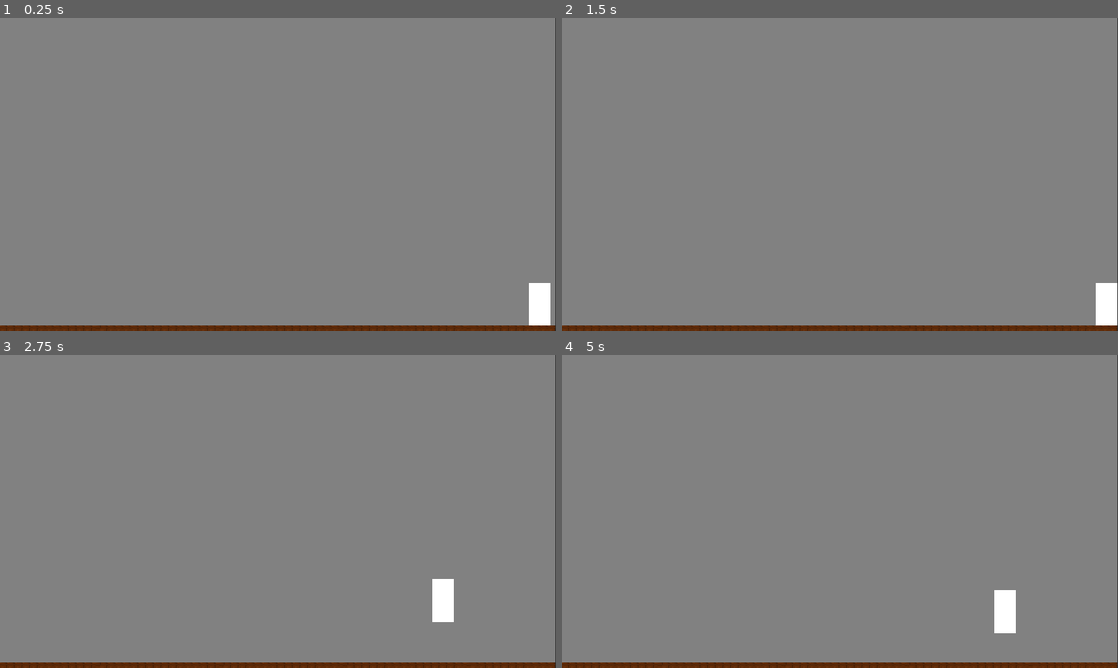
Above: before the commit, frames 1-4 (two rows, left to right).
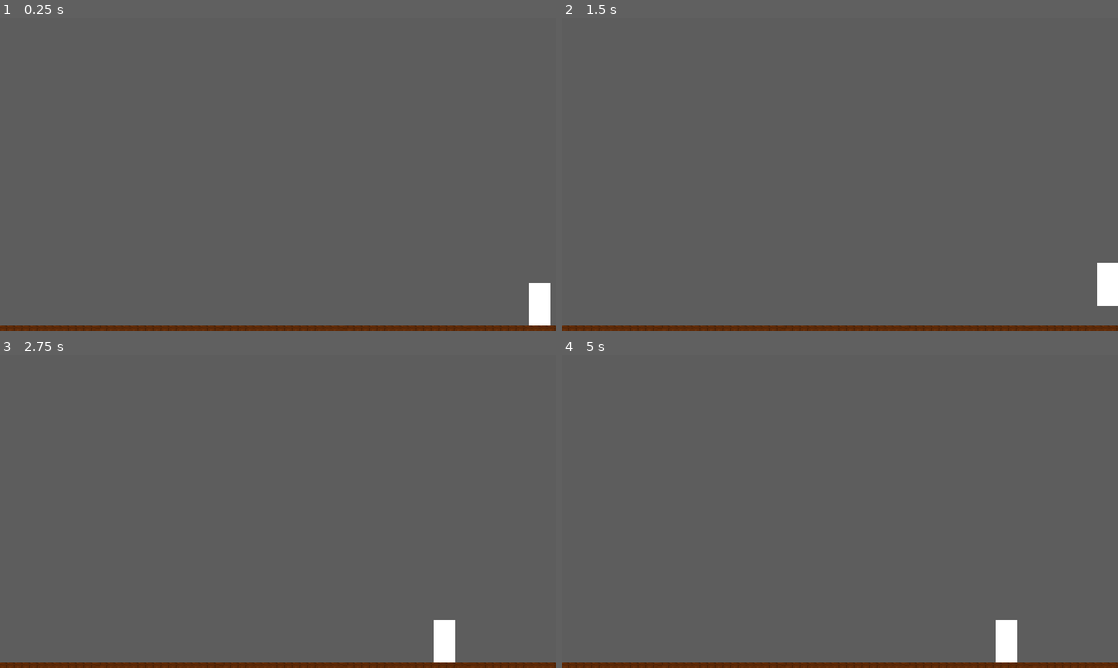
Above: after the commit, the same moments.

Repository: qzjo/Drnkn-Fghtr
Game: Godot game, scene res://game.tscn
The game is run twice, just before and just after one commit, with the same random seed, the same clock (stepped at 60 frames per second) and the same inputs.
Inputs:
- Up to frame 1 (0.25 s): no input
- Up to frame 2 (1.5 s): tap Enter (ui_accept) at 0.5, 0.6 s; hold Right (ui_right) from 0.53 s (still down); tap W (jump, bound only after the commit) at 0.77, 1.07 s; tap S (crouch, bound only after the commit) at 0.8, 1.35 s
- Up to frame 3 (2.75 s): tap W (jump, bound only after the commit) at 1.52, 1.55, 1.82, 2.1 s; release Right (ui_right) at 2.03 s; hold Left (ui_left) from 2.03 s (still down); tap Enter (ui_accept) at 2.3 s
- Up to frame 4 (5 s): release Left (ui_left) at 2.78 s; hold Right (ui_right) 2.78-4.28 s; tap Enter (ui_accept) at 2.85, 4.35 s; tap W (jump, bound only after the commit) at 3.02, 3.32, 3.77, 3.8, 4.07, 4.52, 4.82 s; tap S (crouch, bound only after the commit) at 3.05, 3.6 s; hold Left (ui_left) from 4.28 s (still down)

The runs differ from the first frame. In frame 1, 98% of the frame differs, in the area x 0-100%, y 0-100%; in frame 2, 98%; in frame 3, 98%; in frame 4, 98%.

Commit message:
Added Inputs for character movement

Diff:
--- a/drnkn-fghtr/game.tscn
+++ b/drnkn-fghtr/game.tscn
@@ -1,8 +1,7 @@
-[gd_scene load_steps=10 format=4 uid="uid://cgvswar3jwhk"]
+[gd_scene load_steps=8 format=4 uid="uid://cgvswar3jwhk"]
 
 [ext_resource type="Texture2D" uid="uid://bytcmf3pvkwf" path="res://Assets/White.png" id="1_ao4l5"]
 [ext_resource type="Texture2D" uid="uid://cplbbhs4fj1uc" path="res://Assets/floor.png" id="1_bh7tu"]
-[ext_resource type="Shader" path="res://perspective.gdshader" id="1_ha0kb"]
 [ext_resource type="PackedScene" uid="uid://dcejowwb6rr5e" path="res://mainCharacter.tscn" id="2_dt1wi"]
 
 [sub_resource type="TileSetAtlasSource" id="TileSetAtlasSource_k1ct2"]
@@ -15,14 +14,6 @@
 
 [sub_resource type="TileSet" id="TileSet_s846x"]
 sources/0 = SubResource("TileSetAtlasSource_k1ct2")
-
-[sub_resource type="ShaderMaterial" id="ShaderMaterial_rt8s0"]
-shader = ExtResource("1_ha0kb")
-shader_parameter/fov = 90.0
-shader_parameter/cull_back = true
-shader_parameter/y_rot = 0.0
-shader_parameter/x_rot = 0.0
-shader_parameter/inset = 0.0
 
 [sub_resource type="RectangleShape2D" id="RectangleShape2D_bvkul"]
 size = Vector2(1193.5, 443)
@@ -42,16 +33,6 @@
 rotation = 3.14159
 tile_map_data = PackedByteArray("AADl/xAAAAAAAAAAAADm/xAAAAAAAAAAAADn/xAAAAAAAAAAAADo/xAAAAAAAAAAAADp/xAAAAAAAAAAAADq/x …(1072 unchanged characters)…
 tile_set = SubResource("TileSet_s846x")
-
-[node name="Sprite2D" type="Sprite2D" parent="Floor"]
-visible = false
-self_modulate = Color(0.223103, 0.223103, 0.223103, 1)
-top_level = true
-texture_filter = 1
-material = SubResource("ShaderMaterial_rt8s0")
-position = Vector2(573, 1001)
-scale = Vector2(25.68, 11.3438)
-texture = ExtResource("1_ao4l5")
 
 [node name="CollisionShape2D" type="CollisionShape2D" parent="Floor"]
 top_level = true
@@ -82,17 +63,17 @@
 modulate = Color(0.192556, 0.192556, 0.192556, 1)
 top_level = true
 texture_filter = 1
-position = Vector2(1270, 259)
+position = Vector2(1272, 259)
 scale = Vector2(3.75001, 12.2969)
 texture = ExtResource("1_ao4l5")
 
 [node name="CollisionShape2D" type="CollisionShape2D" parent="RightWall"]
-position = Vector2(114, -44)
+position = Vector2(117, -44)
 scale = Vector2(18, 1.25)
 shape = SubResource("RectangleShape2D_3dqk3")
 
 [node name="BackGround" type="Sprite2D" parent="."]
-modulate = Color(0.507314, 0.507314, 0.507314, 1)
+modulate = Color(0.366595, 0.366595, 0.366595, 1)
 texture_filter = 1
 position = Vector2(576, 319)
 scale = Vector2(18, 10.3438)
--- a/drnkn-fghtr/main_character.gd
+++ b/drnkn-fghtr/main_character.gd
@@ -11,12 +11,17 @@
 		velocity += get_gravity() * delta
 
 	# Handle jump.
-	if Input.is_action_just_pressed("ui_accept") and is_on_floor():
+	if Input.is_action_just_pressed("jump") and is_on_floor():
 		velocity.y = JUMP_VELOCITY
+
+	# Crouch
+	if Input.is_action_just_pressed("crouch"):
+		pass # insert crouch sprite sheet
+
 
 	# Get the input direction and handle the movement/deceleration.
 	# As good practice, you should replace UI actions with custom gameplay actions.
-	var direction := Input.get_axis("ui_left", "ui_right")
+	var direction := Input.get_axis("move_left", "move_right")
 	if direction:
 		velocity.x = direction * SPEED
 	else:
--- a/drnkn-fghtr/project.godot
+++ b/drnkn-fghtr/project.godot
@@ -19,3 +19,32 @@
 
 window/stretch/mode="canvas_items"
 window/stretch/aspect="ignore"
+
+[input]
+
+move_left={
+"deadzone": 0.5,
+"events": [Object(InputEventKey,"resource_local_to_scene":false,"resource_name":"","device":-1,"window_id":0,"alt_pressed":false,"shift_pressed":false,"ctrl_pressed":false,"meta_pressed":false,"pressed":false,"keycode":0,"physical_keycode":65,"key_label":0,"unicode":97,"location":0,"echo":false,"script":null)
+, Object(InputEventKey,"resource_local_to_scene":false,"resource_name":"","device":-1,"window_id":0,"alt_pressed":false,"shift_pressed":false,"ctrl_pressed":false,"meta_pressed":false,"pressed":false,"keycode":0,"physical_keycode":4194319,"key_label":0,"unicode":0,"location":0,"echo":false,"script":null)
+]
+}
+move_right={
+"deadzone": 0.5,
+"events": [Object(InputEventKey,"resource_local_to_scene":false,"resource_name":"","device":-1,"window_id":0,"alt_pressed":false,"shift_pressed":false,"ctrl_pressed":false,"meta_pressed":false,"pressed":false,"keycode":0,"physical_keycode":68,"key_label":0,"unicode":100,"location":0,"echo":false,"script":null)
+, Object(InputEventKey,"resource_local_to_scene":false,"resource_name":"","device":-1,"window_id":0,"alt_pressed":false,"shift_pressed":false,"ctrl_pressed":false,"meta_pressed":false,"pressed":false,"keycode":0,"physical_keycode":4194321,"key_label":0,"unicode":0,"location":0,"echo":false,"script":null)
+]
+}
+crouch={
+"deadzone": 0.5,
+"events": [Object(InputEventKey,"resource_local_to_scene":false,"resource_name":"","device":-1,"window_id":0,"alt_pressed":false,"shift_pressed":false,"ctrl_pressed":false,"meta_pressed":false,"pressed":false,"keycode":0,"physical_keycode":83,"key_label":0,"unicode":115,"location":0,"echo":false,"script":null)
+, Object(InputEventKey,"resource_local_to_scene":false,"resource_name":"","device":-1,"window_id":0,"alt_pressed":false,"shift_pressed":false,"ctrl_pressed":false,"meta_pressed":false,"pressed":false,"keycode":0,"physical_keycode":4194322,"key_label":0,"unicode":0,"location":0,"echo":false,"script":null)
+, Object(InputEventKey,"resource_local_to_scene":false,"resource_name":"","device":-1,"window_id":0,"alt_pressed":false,"shift_pressed":false,"ctrl_pressed":false,"meta_pressed":false,"pressed":false,"keycode":0,"physical_keycode":67,"key_label":0,"unicode":99,"location":0,"echo":false,"script":null)
+]
+}
+jump={
+"deadzone": 0.5,
+"events": [Object(InputEventKey,"resource_local_to_scene":false,"resource_name":"","device":-1,"window_id":0,"alt_pressed":false,"shift_pressed":false,"ctrl_pressed":false,"meta_pressed":false,"pressed":false,"keycode":0,"physical_keycode":87,"key_label":0,"unicode":119,"location":0,"echo":false,"script":null)
+, Object(InputEventKey,"resource_local_to_scene":false,"resource_name":"","device":-1,"window_id":0,"alt_pressed":false,"shift_pressed":false,"ctrl_pressed":false,"meta_pressed":false,"pressed":false,"keycode":0,"physical_keycode":32,"key_label":0,"unicode":32,"location":0,"echo":false,"script":null)
+, Object(InputEventKey,"resource_local_to_scene":false,"resource_name":"","device":-1,"window_id":0,"alt_pressed":false,"shift_pressed":false,"ctrl_pressed":false,"meta_pressed":false,"pressed":false,"keycode":0,"physical_keycode":4194320,"key_label":0,"unicode":0,"location":0,"echo":false,"script":null)
+]
+}
